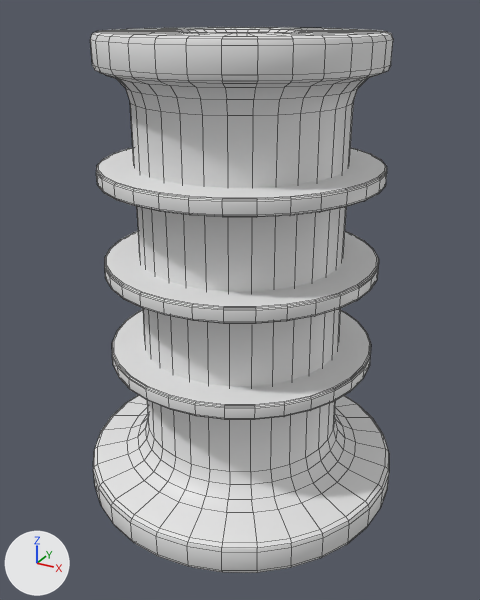
The FBX model Assets/_GameFolder/Models/SpoolBig.fbx: old version first, new version second.
One viewpoint serves both versions: a 50 mm camera at (1.57, -2.86, 2.5) aimed at (0.02, -0.05, 1.09). Every picture has the same lights, and +X, +Y and +Z are marked at lower left. Mesh edges are drawn as thin lines. Where no turn or scale is listed for an object, it has been applied to the vertices.

Objects in the first picture: 'SpoolBig.001', 'SpoolBigSeperator', 'SpoolBigSeperator.001', 'SpoolBigSeperator.002'.
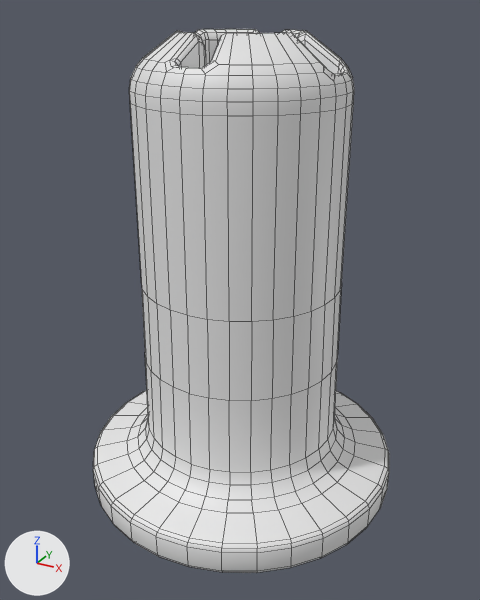
Boxes [x1, y1, x2, y2] around the edits, measured in the pictures (480 x 600 px; the box of a moved part takes in the faces that stretch with it):
'SpoolBig.001', reshaped
    before: [90, 27, 393, 573]
    after: [93, 29, 389, 573]
'SpoolBigSeperator.002', deleted
    before: [112, 309, 371, 420]
'SpoolBigSeperator.001', deleted
    before: [105, 231, 379, 324]
'SpoolBigSeperator', deleted
    before: [96, 148, 387, 217]
part 1 of me_cylinder_010, moved or reshaped
    before: [90, 27, 393, 116]
    after: [129, 29, 354, 116]

What the commit changed:
Material 'Material.007' (mat_material_007) is new.
Its base color is (0.8, 0.8, 0.8) (white #e7e7e7).
me_cylinder_010 is used by ob_spoolbig_001; location (0.0, 0.0, 0.0).
me_cylinder_010 had 832 vertices, 801 faces and spanned x -0.86..0.86, y -0.86..0.86, z 0.0..2.4.
me_cylinder_010 now has 886 vertices, 805 faces and spans x -0.86..0.86, y -0.86..0.86, z 0.0..2.4.
me_cylinder_010 part 1: 142 vertices moved from x -0.65..0.65, y -0.65..0.65, z 1.16..2.4 to x -0.52..0.52, y -0.52..0.52, z 1.16..2.4; 194 vertices removed from x -0.68..0.68, y -0.68..0.68, z 1.16..2.4; 248 vertices added at x -0.5..0.5, y -0.47..0.47, z 1.16..2.39.
me_cylinder_010 now uses material mat_material_007 (white #e7e7e7).
Object 'SpoolBigSeperator' (ob_spoolbigseperator) is deleted.
Object 'SpoolBigSeperator.001' (ob_spoolbigseperator_001) is deleted.
Object 'SpoolBigSeperator.002' (ob_spoolbigseperator_002) is deleted.
